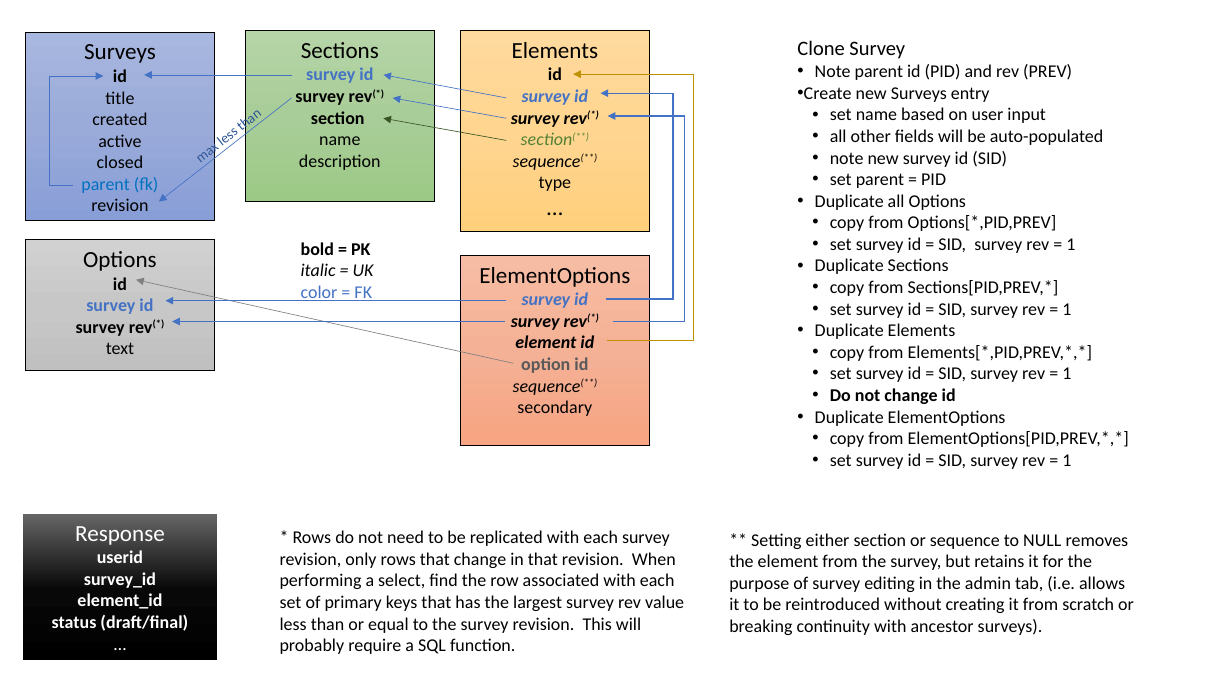
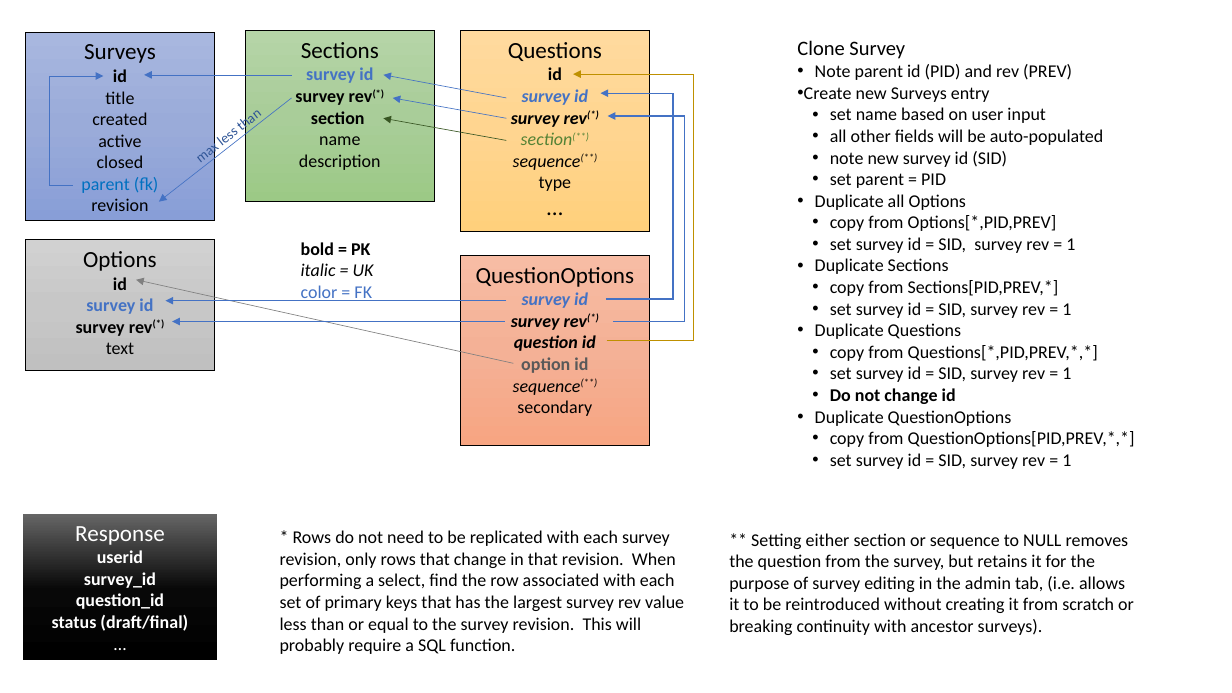
Before and after one commit to mikemayer67/tlc-ttsurvey, a slide deck: slide 2 of SurveyTables.pptx. Drawn at 1232x693 pixels with LibreOffice and Linux fonts; fonts in the diff are those of the drawing. Boxes give left, top, right and bottom in pixels: in the first picture for what was removed or moved away, otherwise in the second. Text is boxed around its words. In the diff, an @@ line names an element or a change of style, - is before the commit and + after.

Commit message:
elements to questions

```diff
--- a/SurveyTables.pptx
+++ b/SurveyTables.pptx
@@ text in rectangle at (508,42,602,61): text changed @@
-Elements
+Questions
@@ text in rectangle at (476,267,635,287): text changed @@
-ElementOptions
+QuestionOptions
@@ text at (815,323,1098,361): text changed @@
-• Duplicate Elements
-  • copy from Elements[*,PID,PREV,*,*]
+• Duplicate Questions
+  • copy from Questions[*,PID,PREV,*,*]
@@ text in rectangle at (514,335,596,351): text changed @@
-element id
+question id
@@ text at (815,410,1135,447): text changed @@
-• Duplicate ElementOptions
-  • copy from ElementOptions[PID,PREV,*,*]
+• Duplicate QuestionOptions
+  • copy from QuestionOptions[PID,PREV,*,*]
@@ text at (729,533,1134,635): text changed @@
-** Setting either section or sequence to NULL removes the element from the survey, but retains it for the purpose of survey editing in the admin tab, (i.e. allows it to be reintroduced without creating it from scratch or breaking continuity with ancestor surveys).
+** Setting either section or sequence to NULL removes the question from the survey, but retains it for the purpose of survey editing in the admin tab, (i.e. allows it to be reintroduced without creating it from scratch or breaking continuity with ancestor surveys).
@@ text in rectangle at (76,593,164,609): text changed @@
-element_id
+question_id
```
Also in this commit, not shown: 2 other slides changed, 9 other files.
